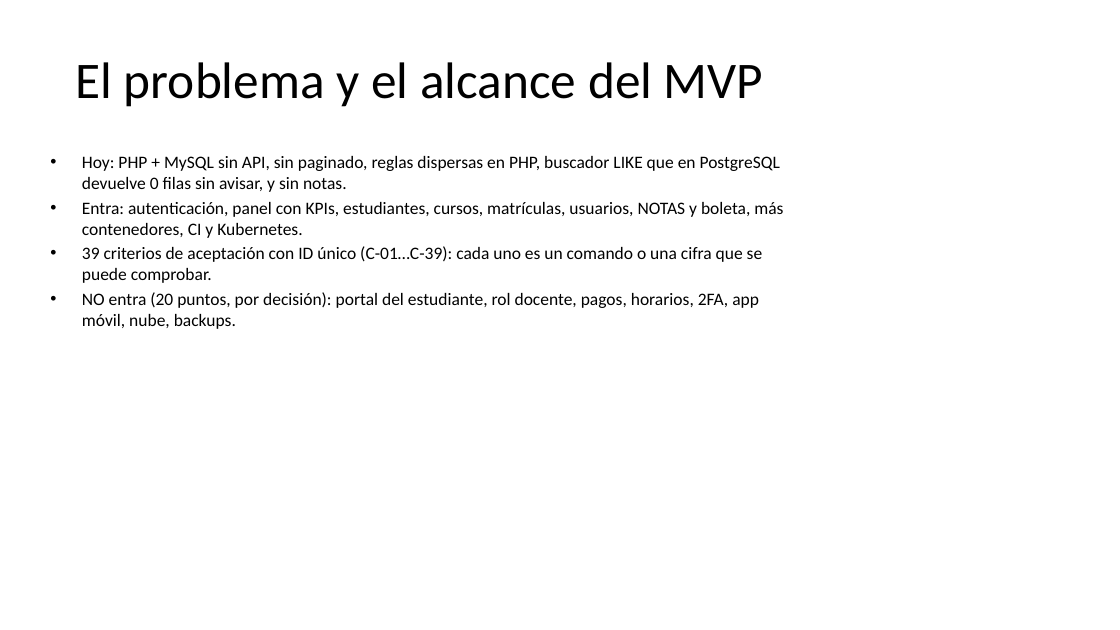
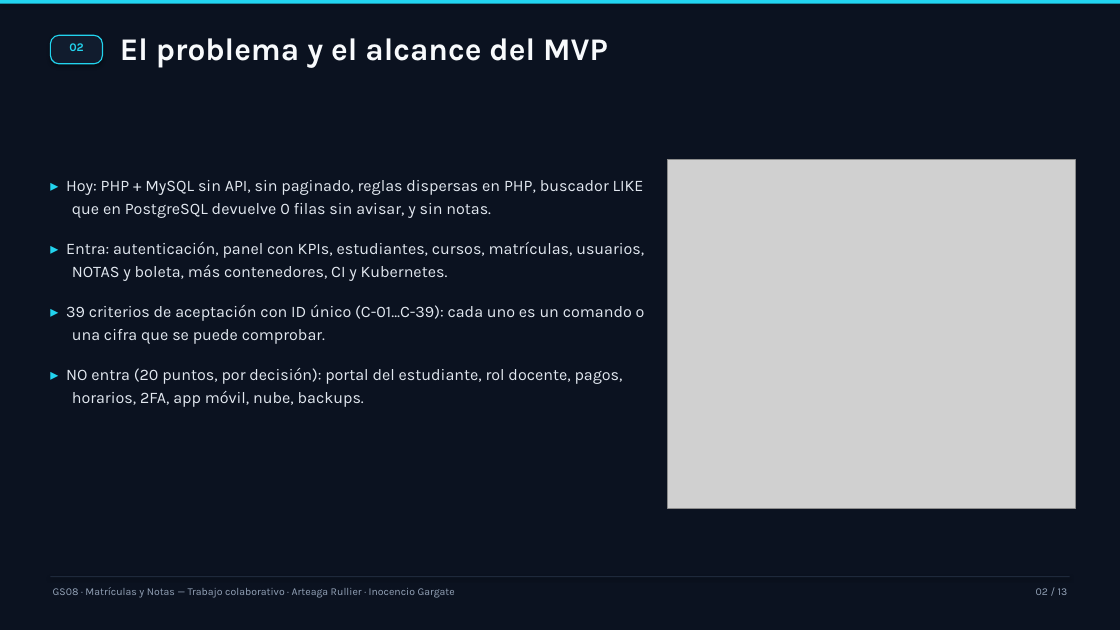
Before and after one commit to rarteagar/gs08-matriculas, a slide deck: slide 2 of docs/informe/exposicion-gs08-2026-10-13.pptx. Drawn at 1120x630 pixels with LibreOffice and Linux fonts; fonts in the diff are those of the drawing; grey boxes stand for pictures. Boxes give left, top, right and bottom in pixels: in the first picture for what was removed or moved away, otherwise in the second. Text is boxed around its words. In the diff, an @@ line names an element or a change of style, - is before the commit and + after.

```diff
--- a/docs/informe/exposicion-gs08-2026-10-13.pptx
+++ b/docs/informe/exposicion-gs08-2026-10-13.pptx
@@ rectangle added at bbox=[0, 0, 1120, 630], fill #0B1220 @@
@@ rectangle added at bbox=[0, 0, 1120, 3], fill #22D3EE @@
@@ text "El problema y el alcance ...": place and size @@
-text "El problema y el alcance ..." at bbox=[76, 62, 763, 107]
+text "El problema y el alcance ..." at bbox=[120, 38, 608, 68]
@@ text "El problema y el alcance ..." at bbox=[120, 38, 608, 68]: size 44 to 27 pt, font Calibri to Karla, text colour #000000 to #F8FAFC, bold on; alignment centre to left; vertical alignment middle to top @@
@@ rounded rectangle added at bbox=[50, 35, 103, 64], fill #111C2E, outline #22D3EE 1 pt @@
@@ text added at bbox=[69, 43, 83, 51], 10 pt, text #22D3EE, bold @@
+02
@@ picture added at bbox=[668, 160, 1075, 508] @@
@@ text at bbox=[66, 180, 645, 407]: text changed; size 15 to 13.8 pt; font Calibri to Karla; text colour #000000 to #E2E8F0 @@
-• Hoy: PHP + MySQL sin API, sin paginado, reglas dispersas en PHP, buscador LIKE que en PostgreSQL devuelve 0 filas sin avisar, y sin notas.
-• Entra: autenticación, panel con KPIs, estudiantes, cursos, matrículas, usuarios, NOTAS y boleta, más contenedores, CI y Kubernetes.
-• 39 criterios de aceptación con ID único (C-01…C-39): cada uno es un comando o una cifra que se puede comprobar.
-• NO entra (20 puntos, por decisión): portal del estudiante, rol docente, pagos, horarios, 2FA, app móvil, nube, backups.
+▸ Hoy: PHP + MySQL sin API, sin paginado, reglas dispersas en PHP, buscador LIKE que en PostgreSQL devuelve 0 filas sin avisar, y sin notas.
+▸ Entra: autenticación, panel con KPIs, estudiantes, cursos, matrículas, usuarios, NOTAS y boleta, más contenedores, CI y Kubernetes.
+▸ 39 criterios de aceptación con ID único (C-01…C-39): cada uno es un comando o una cifra que se puede comprobar.
+▸ NO entra (20 puntos, por decisión): portal del estudiante, rol docente, pagos, horarios, 2FA, app móvil, nube, backups.
@@ rectangle added at bbox=[50, 576, 1070, 577], fill #1E293B @@
@@ text added at bbox=[53, 587, 455, 598], 9 pt, text #94A3B8 @@
+GS08 · Matrículas y Notas — Trabajo colaborativo · Arteaga Rullier · Inocencio Gargate
@@ text added at bbox=[1036, 588, 1068, 595], 9 pt, text #94A3B8 @@
+02 / 13
```
Also in this commit, not shown: 12 other slides changed, 2 other files.
